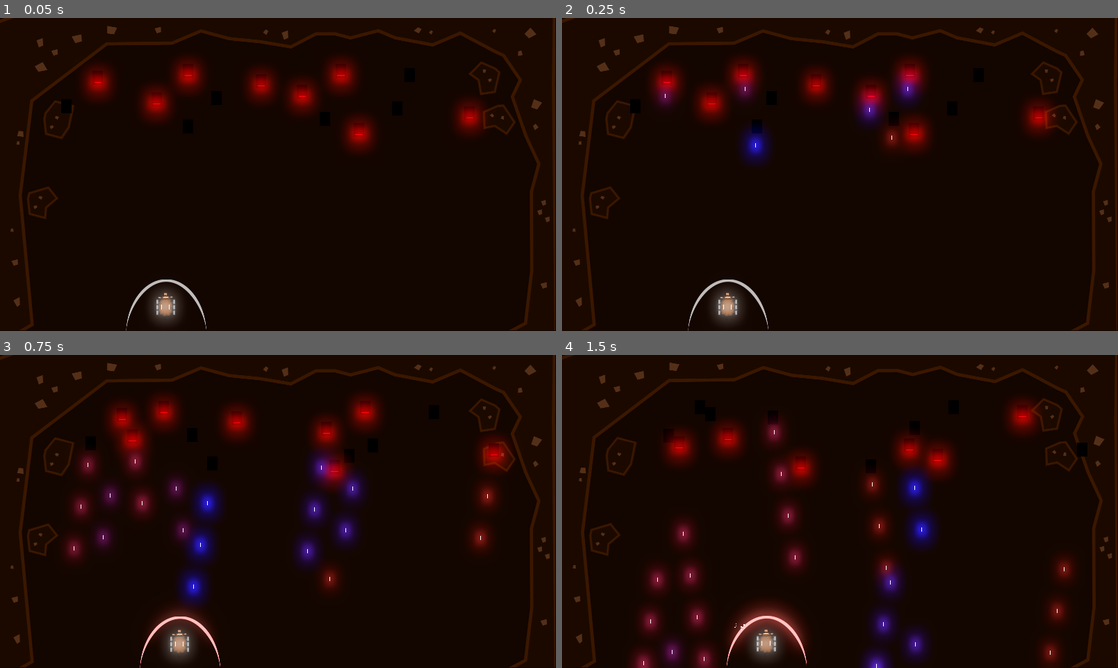
Above: before the commit, frames 1-4 (two rows, left to right).
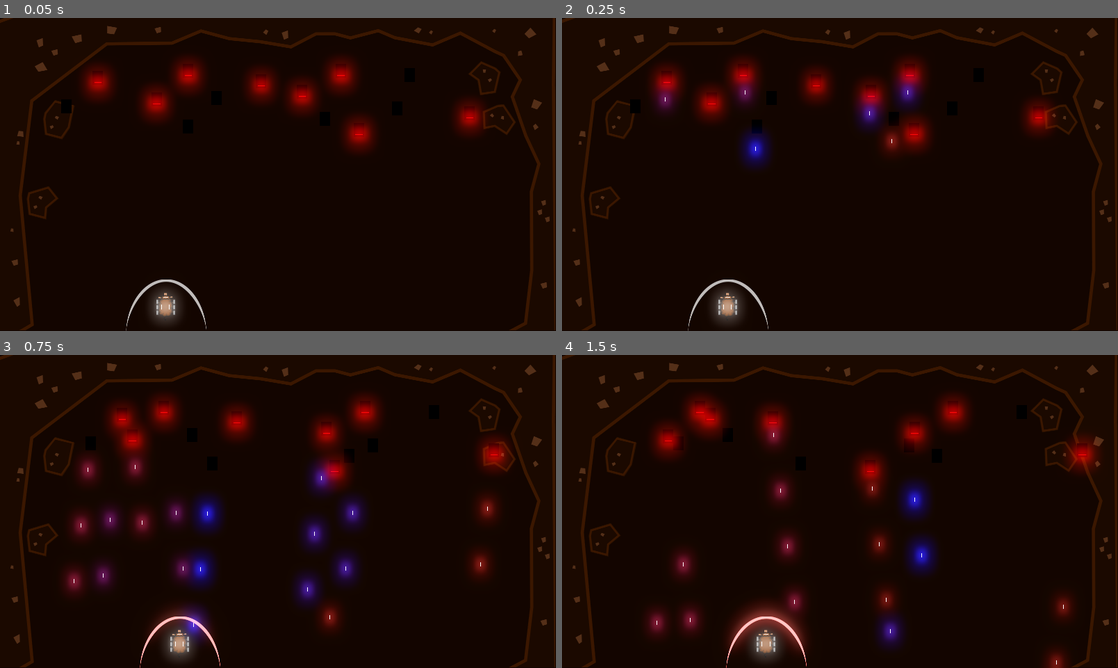
Above: after the commit, the same moments.

Repository: GameDrivenDesign/punk-wolf
Game: Godot game, scene res://game.tscn
Same seed, same stepped clock (60 frames per second), same inputs: the game is played once before the commit and once after it.
Inputs:
- Up to frame 1 (0.05 s): no input
- Up to frame 2 (0.25 s): no input
- Up to frame 3 (0.75 s): hold Right (ui_right) from 0.53 s (still down); hold R from 0.53 s (still down)
- Up to frame 4 (1.5 s): release Right (ui_right) at 1.28 s; release R at 1.28 s; hold Left (ui_left) from 1.28 s (still down); tap T at 1.35 s

Frame 1 is identical in both runs. In frame 2, 0.4% of the frame differs, in the area x 17-64%, y 19-46%; in frame 3, 8.3%; in frame 4, 13%, in the area x 0-99%, y 0-100%.

Commit message:
add explosions when ships are killed

Diff:
--- /dev/null
+++ b/particle_line.svg
@@ -0,0 +1,64 @@
+<?xml version="1.0" encoding="UTF-8" standalone="no"?>
+<svg
+   xmlns:dc="http://purl.org/dc/elements/1.1/"
+   xmlns:cc="http://creativecommons.org/ns#"
+   xmlns:rdf="http://www.w3.org/1999/02/22-rdf-syntax-ns#"
+   xmlns:svg="http://www.w3.org/2000/svg"
+   xmlns="http://www.w3.org/2000/svg"
+   xmlns:sodipodi="http://sodipodi.sourceforge.net/DTD/sodipodi-0.dtd"
+   xmlns:inkscape="http://www.inkscape.org/namespaces/inkscape"
+   width="0.79374999mm"
+   height="3.96875mm"
+   viewBox="0 0 0.79375 3.9687499"
+   version="1.1"
+   id="svg8"
+   inkscape:version="1.0.1 (3bc2e813f5, 2020-09-07)"
+   sodipodi:docname="particle_line.svg">
+  <defs
+     id="defs2" />
+  <sodipodi:namedview
+     id="base"
+     pagecolor="#343434"
+     bordercolor="#666666"
+     borderopacity="1.0"
+     inkscape:pageopacity="0"
+     inkscape:pageshadow="2"
+     inkscape:zoom="22.4"
+     inkscape:cx="-1.3209428"
+     inkscape:cy="6.8260506"
+     inkscape:document-units="mm"
+     inkscape:current-layer="layer1"
+     inkscape:document-rotation="0"
+     showgrid="false"
+     inkscape:window-width="1920"
+     inkscape:window-height="1016"
+     inkscape:window-x="1920"
+     inkscape:window-y="27"
+     inkscape:window-maximized="1" />
+  <metadata
+     id="metadata5">
+    <rdf:RDF>
+      <cc:Work
+         rdf:about="">
+        <dc:format>image/svg+xml</dc:format>
+        <dc:type
+           rdf:resource="http://purl.org/dc/dcmitype/StillImage" />
+        <dc:title></dc:title>
+      </cc:Work>
+    </rdf:RDF>
+  </metadata>
+  <g
+     inkscape:label="Layer 1"
+     inkscape:groupmode="layer"
+     id="layer1"
+     transform="translate(-54.326481,-2.6458333)">
+    <rect
+       style="fill:#ffffff;fill-opacity:0.734693;stroke-width:0.0456024;paint-order:markers stroke fill"
+       id="rect833"
+       width="0.79374999"
+       height="3.96875"
+       x="54.326481"
+       y="2.6458333"
+       ry="0.0015460555" />
+  </g>
+</svg>
--- a/projectiles/Projectile.gd
+++ b/projectiles/Projectile.gd
@@ -1,8 +1,9 @@
 extends Area2D
 const DIRECTION = Vector2.DOWN
-const SPEED = 600
+const SPEED = 800
 const DAMAGE = 10
 
+var target_group = "sheep"
 var b = Color(1, 1, 7)
 var r = Color(4, 1, 1)
 var rb = Color(3.5, 1, 3.5)
@@ -14,18 +15,16 @@
 	set_modulate(colors[i])
 
 func _physics_process(delta):
-	position += (DIRECTION * delta * SPEED)
+	position += (transform.y.normalized() * delta * SPEED)
 
 func _on_Projectile_body_entered(body):
-	if body.is_in_group("sheep"):
+	if body.is_in_group(target_group):
 		body.take_damage(DAMAGE)
 		queue_free()
 
-
 func _on_Projectile_area_entered(area):
-	if area.is_in_group("shield"):
+	if area.is_in_group("shield") and target_group == 'sheep':
 		if area.is_blocked(self):
-			print("Block")
 			var fx = preload("res://projectiles/particles_deflected.tscn").instance()
 			fx.position = global_position
 			get_parent().add_child(fx)
--- /dev/null
+++ b/projectiles/particles_ship_explodes.tscn
@@ -0,0 +1,41 @@
+[gd_scene load_steps=5 format=2]
+
+[ext_resource path="res://particle_line.svg" type="Texture" id=1]
+
+[sub_resource type="Gradient" id=2]
+offsets = PoolRealArray( 0, 0.346386, 1 )
+colors = PoolColorArray( 1, 1, 1, 1, 1, 1, 1, 1, 1, 1, 1, 0 )
+
+[sub_resource type="GradientTexture" id=3]
+gradient = SubResource( 2 )
+
+[sub_resource type="ParticlesMaterial" id=1]
+lifetime_randomness = 0.63
+flag_align_y = true
+flag_disable_z = true
+spread = 180.0
+gravity = Vector3( 0, 0, 0 )
+initial_velocity = 900.0
+initial_velocity_random = 0.4
+orbit_velocity = 0.0
+orbit_velocity_random = 0.0
+scale = 3.0
+color_ramp = SubResource( 3 )
+
+[node name="particles_ship_explodes" type="Node2D"]
+
+[node name="Particles2D" type="Particles2D" parent="."]
+rotation = -0.00258532
+scale = Vector2( 0.3, 0.3 )
+amount = 100
+lifetime = 0.3
+explosiveness = 1.0
+randomness = 1.0
+process_material = SubResource( 1 )
+texture = ExtResource( 1 )
+
+[node name="Timer" type="Timer" parent="."]
+wait_time = 0.3
+one_shot = true
+autostart = true
+[connection signal="timeout" from="Timer" to="." method="queue_free"]
--- a/sheep.gd
+++ b/sheep.gd
@@ -17,7 +17,9 @@
 	if Input.is_action_just_pressed("ui_up"):
 		var p = preload("res://projectiles/Projectile.tscn").instance()
 		p.rotation_degrees = 180
+		p.target_group = "wolf"
 		p.position = global_position
+		p.set_modulate(Color(1, 4, 1))
 		get_parent().add_child(p)
 	velocity = velocity.normalized() * speed
 
--- a/shield.gd
+++ b/shield.gd
@@ -1,7 +1,7 @@
 extends Node2D
 
 const DECAY = 8
-const SHIELD_COLOR_TOLERANCE = 0.5
+const SHIELD_COLOR_TOLERANCE = 0.3
 var r = 1
 var b = 1
 
@@ -14,8 +14,8 @@
 func is_blocked(projectile):
 	var projectile_color = projectile.get_modulate()
 	var color = get_modulate()
-	var shield_vector = Vector3(color.r, color.g, color.b).normalized()
-	var projectile_vector = Vector3(projectile_color.r, projectile_color.g, projectile_color.b).normalized()
+	var shield_vector = Vector3(color.r - 1, color.g - 1, color.b - 1).normalized()
+	var projectile_vector = Vector3(projectile_color.r - 1, projectile_color.g - 1, projectile_color.b - 1).normalized()
 	return projectile_vector.distance_to(shield_vector) < SHIELD_COLOR_TOLERANCE
 
 func _process(delta):
--- a/wolf.gd
+++ b/wolf.gd
@@ -40,3 +40,9 @@
 			projectile.position = $ProjectileSpawn.global_position
 			projectile.set_color(color_index)
 			get_parent().add_child(projectile)
+
+func take_damage(damage):
+	var fx = preload("res://projectiles/particles_ship_explodes.tscn").instance()
+	fx.position = global_position
+	get_parent().add_child(fx)
+	queue_free()
--- a/wolf.tscn
+++ b/wolf.tscn
@@ -5,7 +5,9 @@
 [sub_resource type="RectangleShape2D" id=1]
 extents = Vector2( 26.9966, 26.4577 )
 
-[node name="Wolf" type="KinematicBody2D"]
+[node name="Wolf" type="KinematicBody2D" groups=[
+"wolf",
+]]
 script = ExtResource( 2 )
 
 [node name="CollisionShape2D" type="CollisionShape2D" parent="."]
Not shown, added: particle_line.svg.import
